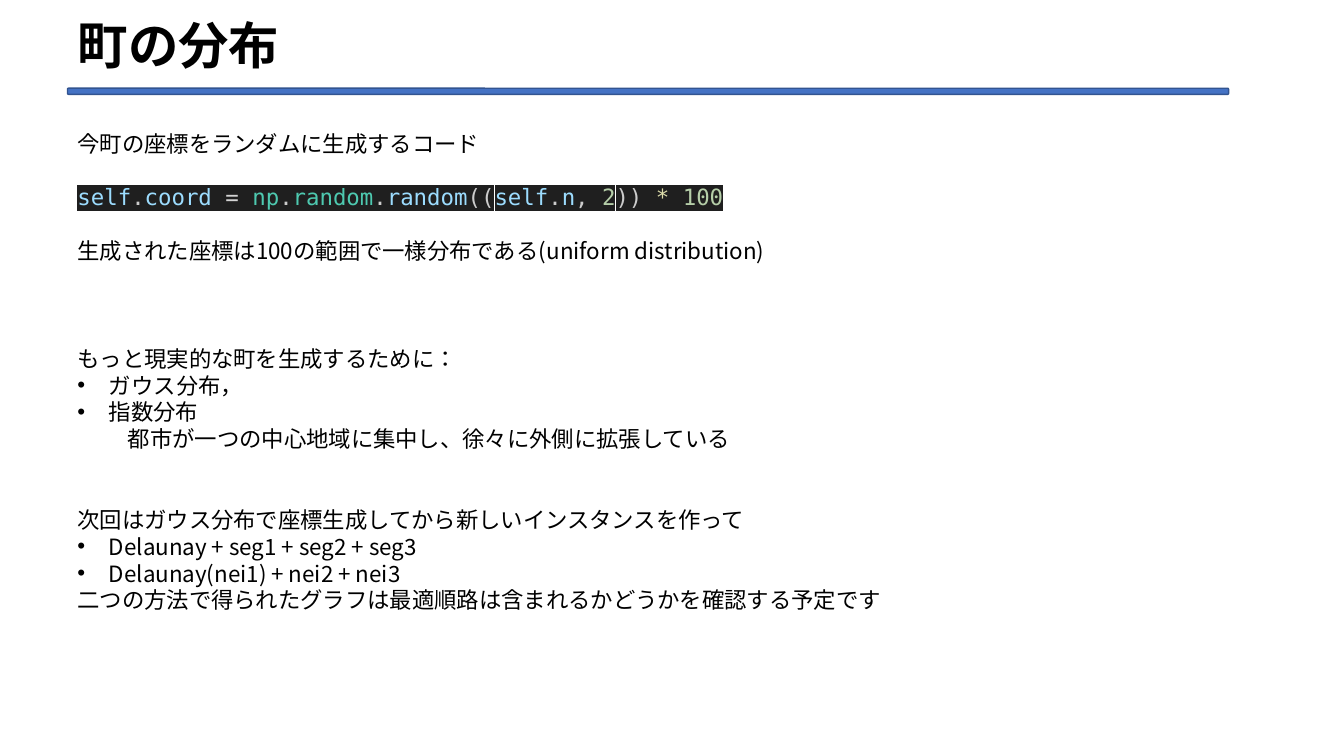
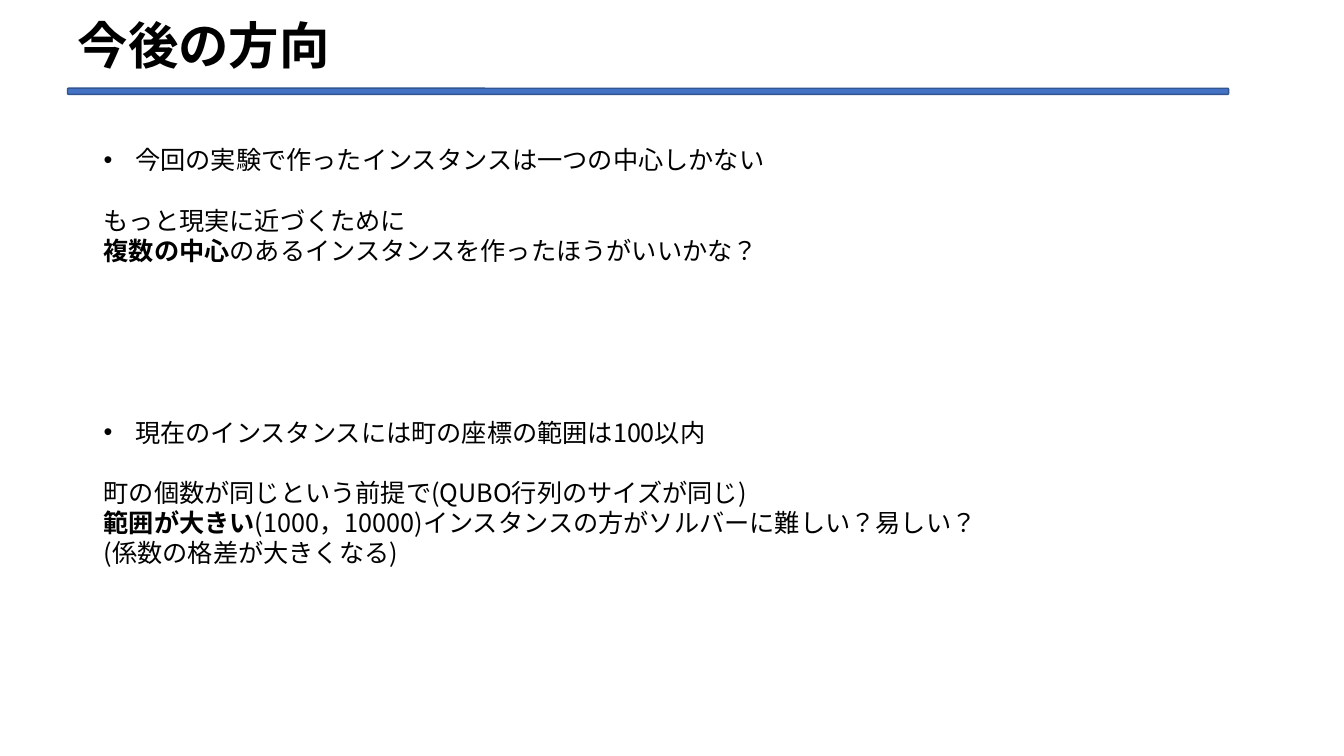
Before and after one commit to Legolas9999/TSP, a slide deck: slide 7 of lcj_gm_30.pptx. Drawn at 1344x756 pixels with LibreOffice and Linux fonts; fonts in the diff are those of the drawing. Boxes give left, top, right and bottom in pixels: in the first picture for what was removed or moved away, otherwise in the second. Text is boxed around its words. In the diff, an @@ line names an element or a change of style, - is before the commit and + after.

```diff
--- a/lcj_gm_30.pptx
+++ b/lcj_gm_30.pptx
@@ title at (78,21,330,69): text changed @@
-町の分布
+今後の方向
@@ text removed at (77,133,880,610) @@
-今町の座標をランダムに生成するコード
-self.coord = np.random.random((self.n, 2)) * 100
-生成された座標は100の範囲で一様分布である(uniform distribution)
-もっと現実的な町を生成するために：
-• ガウス分布，
-• 指数分布
-  都市が一つの中心地域に集中し、徐々に外側に拡張している
-次回はガウス分布で座標生成してから新しいインスタンスを作って
-• Delaunay + seg1 + seg2 + seg3
-• Delaunay(nei1) + nei2 + nei3
-二つの方法で得られたグラフは最適順路は含まれるかどうかを確認する予定です
@@ text added at (104,147,977,567), 18 pt, text #000000 @@
+• 今回の実験で作ったインスタンスは一つの中心しかない
+もっと現実に近づくために
+複数の中心のあるインスタンスを作ったほうがいいかな？
+• 現在のインスタンスには町の座標の範囲は100以内
+町の個数が同じという前提で(QUBO行列のサイズが同じ)
+範囲が大きい(1000，10000)インスタンスの方がソルバーに難しい？易しい？
+(係数の格差が大きくなる)
```
Also in this commit, not shown: 4 other slides changed.
